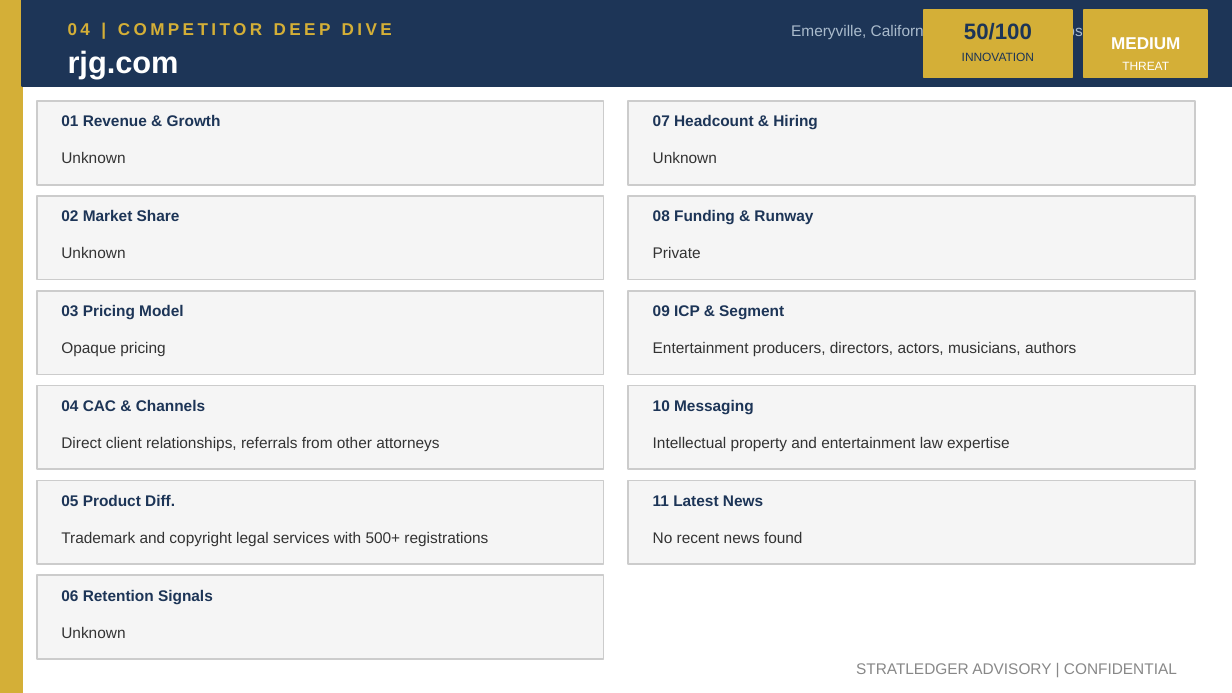
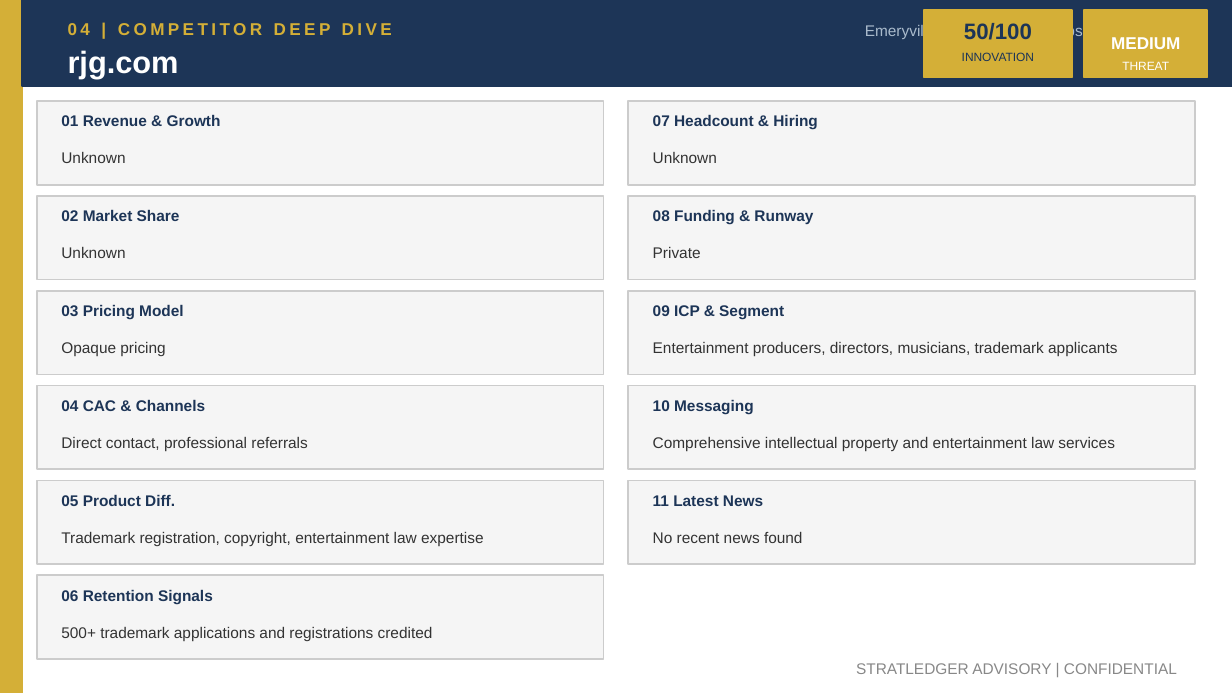
Before and after one commit to apexmakeshop-dot/droplet-commands, a slide deck: slide 6 of mesh_bioplastics_CI_Report.pptx. Drawn at 1232x693 pixels with LibreOffice and Linux fonts; fonts in the diff are those of the drawing. Boxes give left, top, right and bottom in pixels: in the first picture for what was removed or moved away, otherwise in the second. Text is boxed around its words. In the diff, an @@ line names an element or a change of style, - is before the commit and + after.

```diff
--- a/mesh_bioplastics_CI_Report.pptx
+++ b/mesh_bioplastics_CI_Report.pptx
@@ text at (x1=865, y1=23, x2=1183, y2=39): text changed @@
-Emeryville, California, United States | https://www.rjg.com
+Emeryville, United States | https://www.rjg.com
@@ text at (x1=653, y1=342, x2=1117, y2=356): text changed @@
-Entertainment producers, directors, actors, musicians, authors
+Entertainment producers, directors, musicians, trademark applicants
@@ text at (x1=61, y1=437, x2=307, y2=451): text changed @@
-Direct client relationships, referrals from other attorneys
+Direct contact, professional referrals
@@ text at (x1=653, y1=437, x2=1114, y2=451): text changed @@
-Intellectual property and entertainment law expertise
+Comprehensive intellectual property and entertainment law services
@@ text at (x1=61, y1=532, x2=484, y2=546): text changed @@
-Trademark and copyright legal services with 500+ registrations
+Trademark registration, copyright, entertainment law expertise
@@ text at (x1=61, y1=627, x2=433, y2=641): text changed @@
-Unknown
+500+ trademark applications and registrations credited
```
Also in this commit, not shown: 4 other slides changed.
